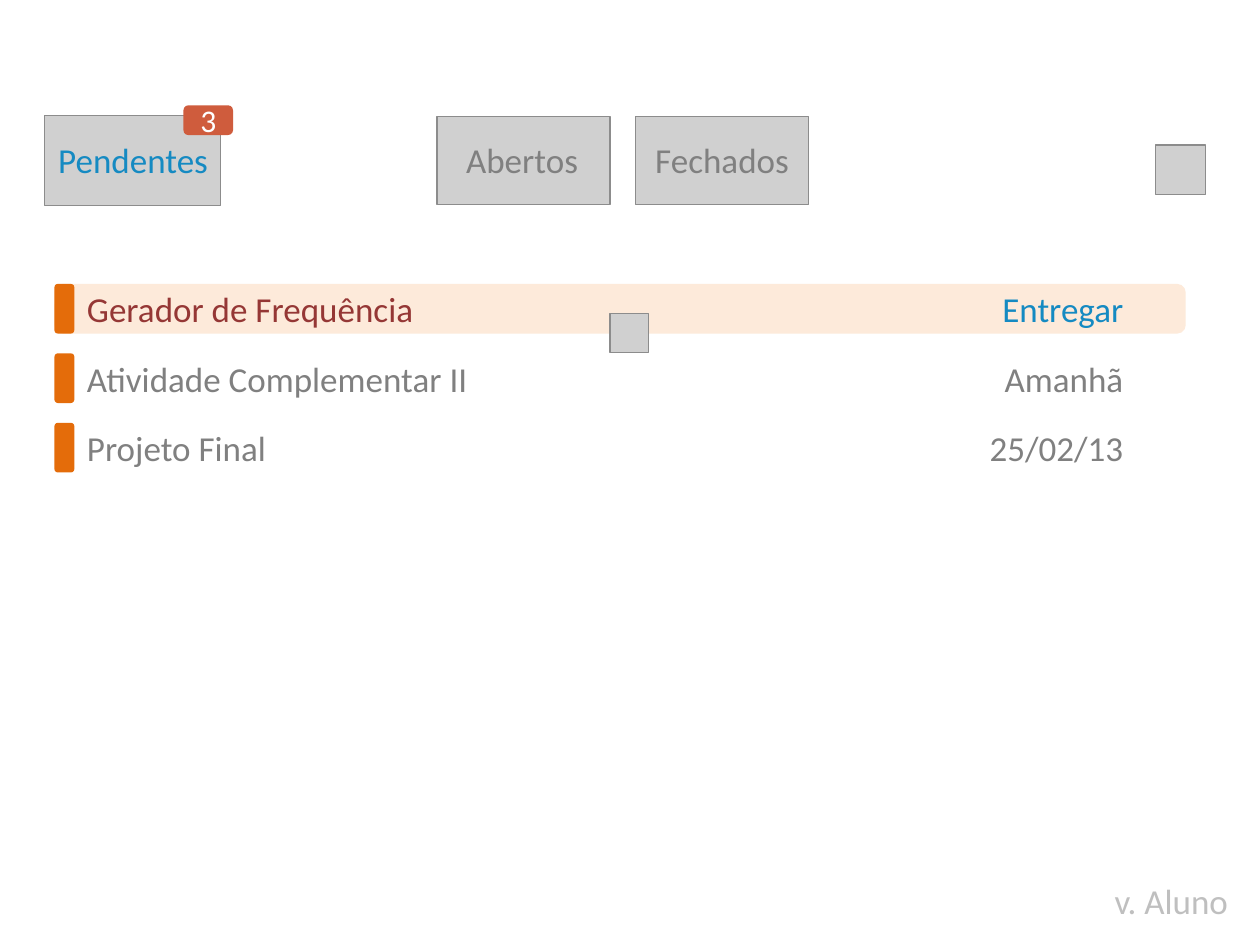
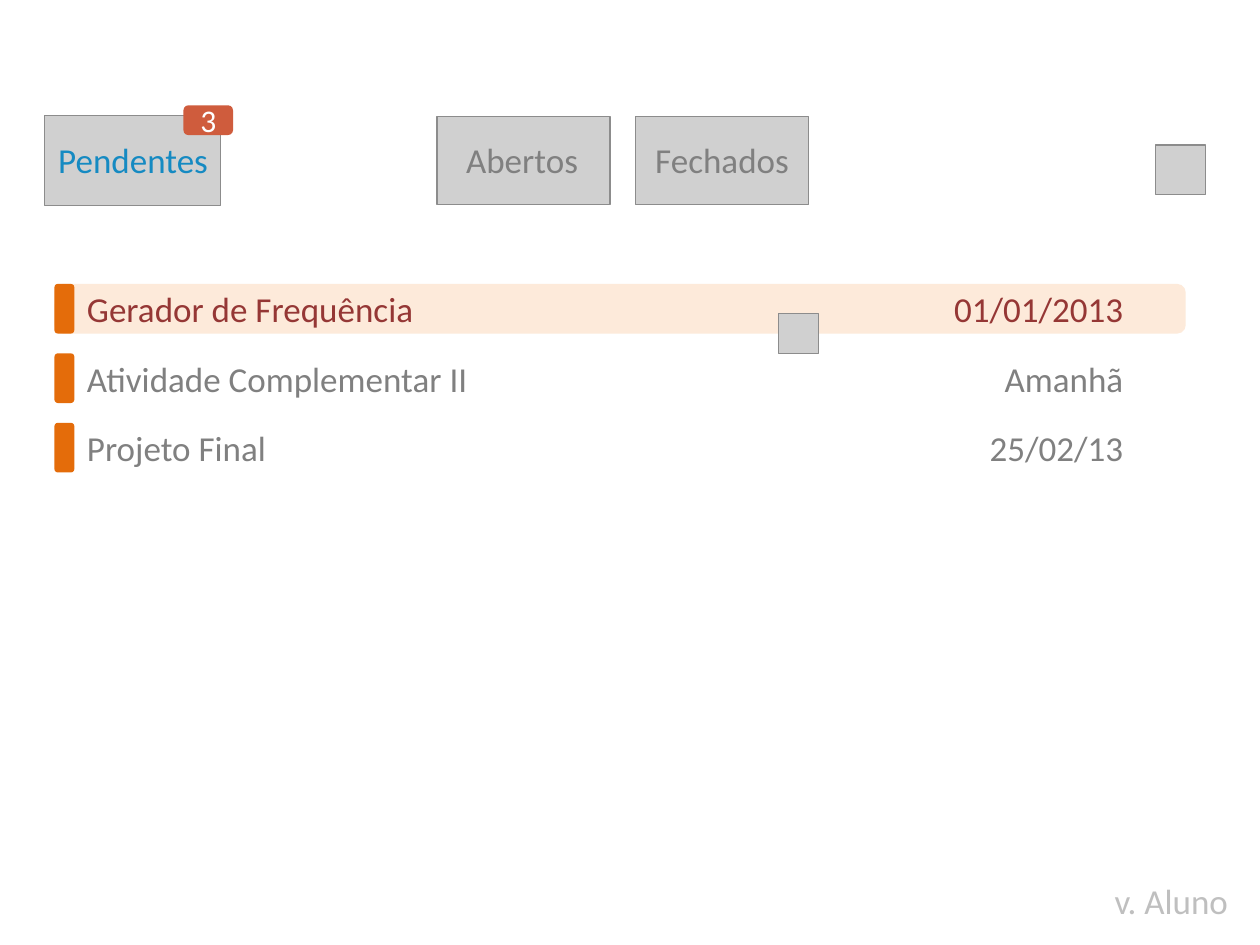
Before and after one commit to djtcin/task-center, a slide deck: slide 4 of prototipo/protótipo.pptx. Drawn at 1260x945 pixels with LibreOffice and Linux fonts; fonts in the diff are those of the drawing; grey boxes stand for pictures; background and template pictures are left out. Boxes give left, top, right and bottom in pixels: in the first picture for what was removed or moved away, otherwise in the second. Text is boxed around its words. In the diff, an @@ line names an element or a change of style, - is before the commit and + after.

```diff
--- a/prototipo/protótipo.pptx
+++ b/prototipo/protótipo.pptx
@@ text at <box>954,297,1123,324</box>: text changed; text colour #158AC2 to #953735 @@
-Entregar
+01/01/2013
@@ picture removed at <box>610,314,649,353</box> @@
@@ picture added at <box>779,314,818,353</box> @@
```
Also in this commit, not shown: 9 other slides changed, 9 slides added, 1 slide removed, 54 other files.
